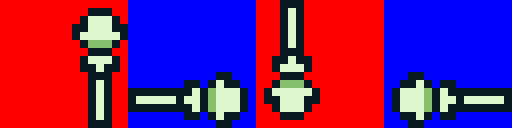
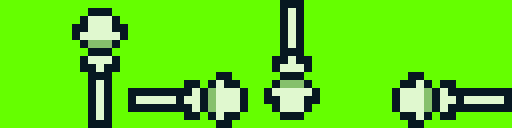
Two versions of the same layered image (512px x 128px). Layer-by-layer changes:
hid group "grid" (4 layers) over [0, 0, 512, 128]
